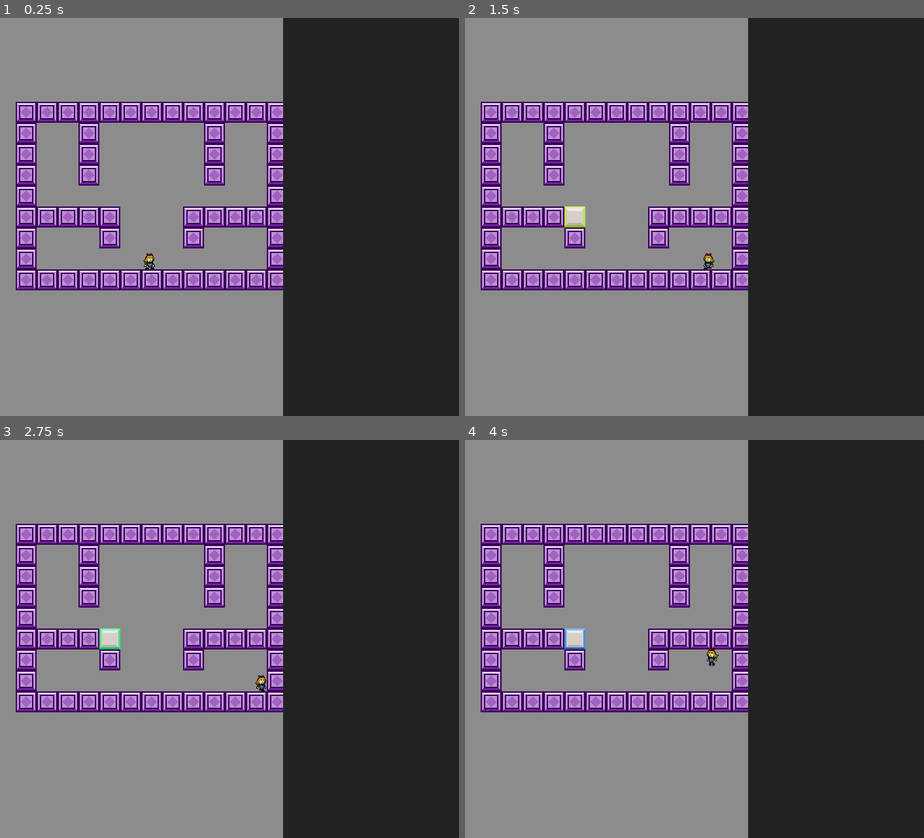
Above: before the commit, frames 1-4 (two rows, left to right).
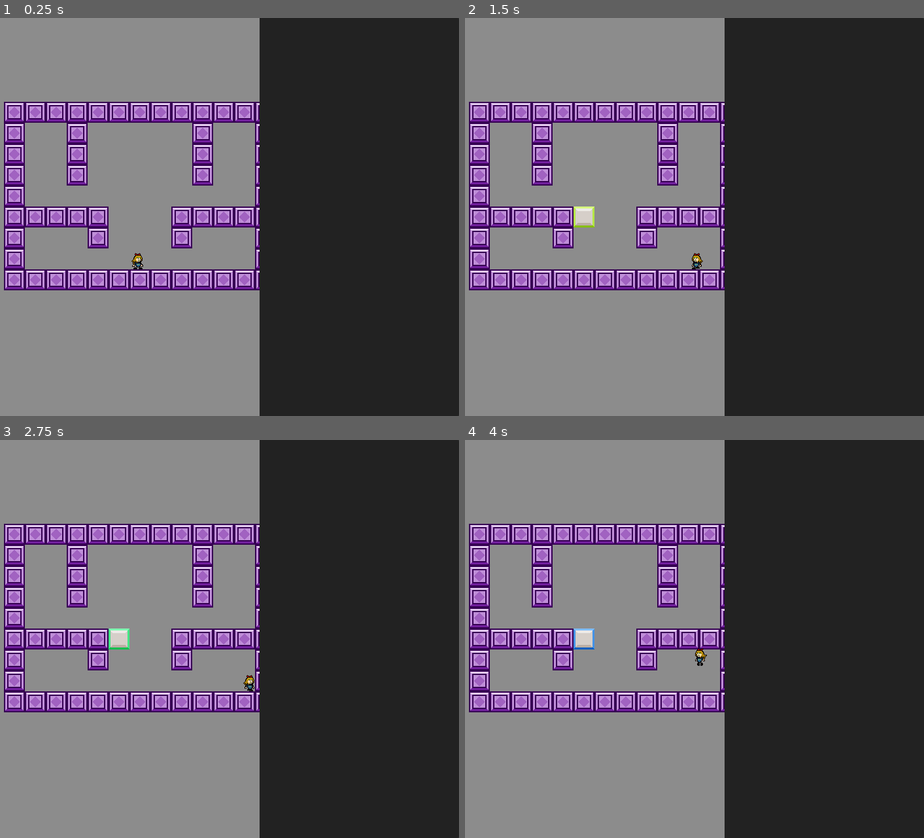
Above: after the commit, the same moments.

Repository: L4Vo5/i-wanna-lockpick-editor
Game: Godot game, scene res://editor/editor.tscn
Same seed, same stepped clock (60 frames per second), same inputs: the game is played once before the commit and once after it.
Inputs (mouse positions are in pixels of both pictures, inside the frame that each line leads up to):
- Up to frame 1 (0.25 s): no input
- Up to frame 2 (1.5 s): tap Enter at 0.5 s; move the mouse to (575, 217) at 0.52 s; hold Right (right) 0.53-1.28 s; hold Up (fast) 0.53-1.28 s; click (575, 217) at 0.67 s; tap Shift (jump) at 0.77 s; hold Left (left) from 1.28 s (still down); tap S (i-view) at 1.35 s; click (575, 217) at 1.42 s
- Up to frame 3 (2.75 s): tap Shift (jump) at 1.52 s; release Left (left) at 2.03 s; hold Right (right) from 2.03 s (still down); tap A (keypad) at 2.1 s; click (110, 639) at 2.17 s
- Up to frame 4 (4 s): tap X (master) at 2.85 s; click (575, 639) at 2.92 s; tap Shift (jump) at 3.02, 3.77 s; release Right (right) at 3.53 s; hold Left (left) from 3.53 s (still down); hold Down (slow) from 3.53 s (still down); click (575, 639) at 3.67 s

The runs differ from the first frame. In frame 1, 15% of the frame differs, in the area x 0-62%, y 0-100%; in frame 2, 15%; in frame 3, 15%; in frame 4, 15%.

Commit message:
oops some dumb little adjustments

Diff:
--- a/editor/lock_editor.gd
+++ b/editor/lock_editor.gd
@@ -118,17 +118,19 @@
 func _update_lock_type() -> void:
 	lock_data.lock_type = type_choice.get_item_id(type_choice.selected)
 	if lock_data.lock_type == Enums.lock_types.normal:
+		arrangement_chooser.show()
 		requirement_parent.show()
 		for child in requirement_parent.get_children():
 			child.show()
-		is_negative.hide()
 	elif lock_data.lock_type == Enums.lock_types.blast:
+		arrangement_chooser.hide()
 		requirement_parent.show()
 		for child in requirement_parent.get_children():
 			child.hide()
 		is_negative.show()
 		is_imaginary.show()
 	else:
+		arrangement_chooser.hide()
 		requirement_parent.hide()
 
 var last_amount_value := 0
--- a/editor/lock_editor.tscn
+++ b/editor/lock_editor.tscn
@@ -160,7 +160,6 @@
 
 [node name="IsNegative" type="CheckBox" parent="VBoxContainer/Requirement"]
 unique_name_in_owner = true
-visible = false
 layout_mode = 2
 size_flags_vertical = 5
 text = "negative"
